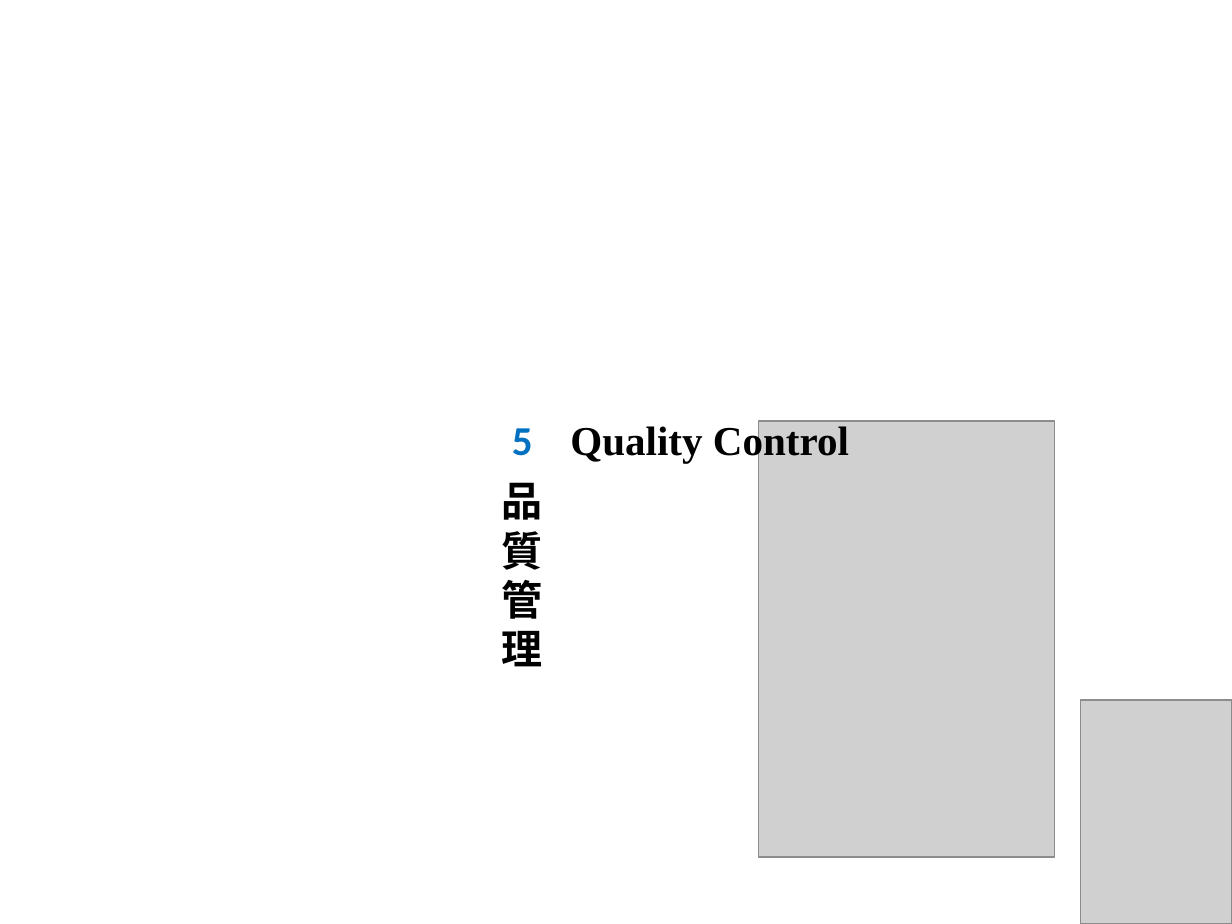
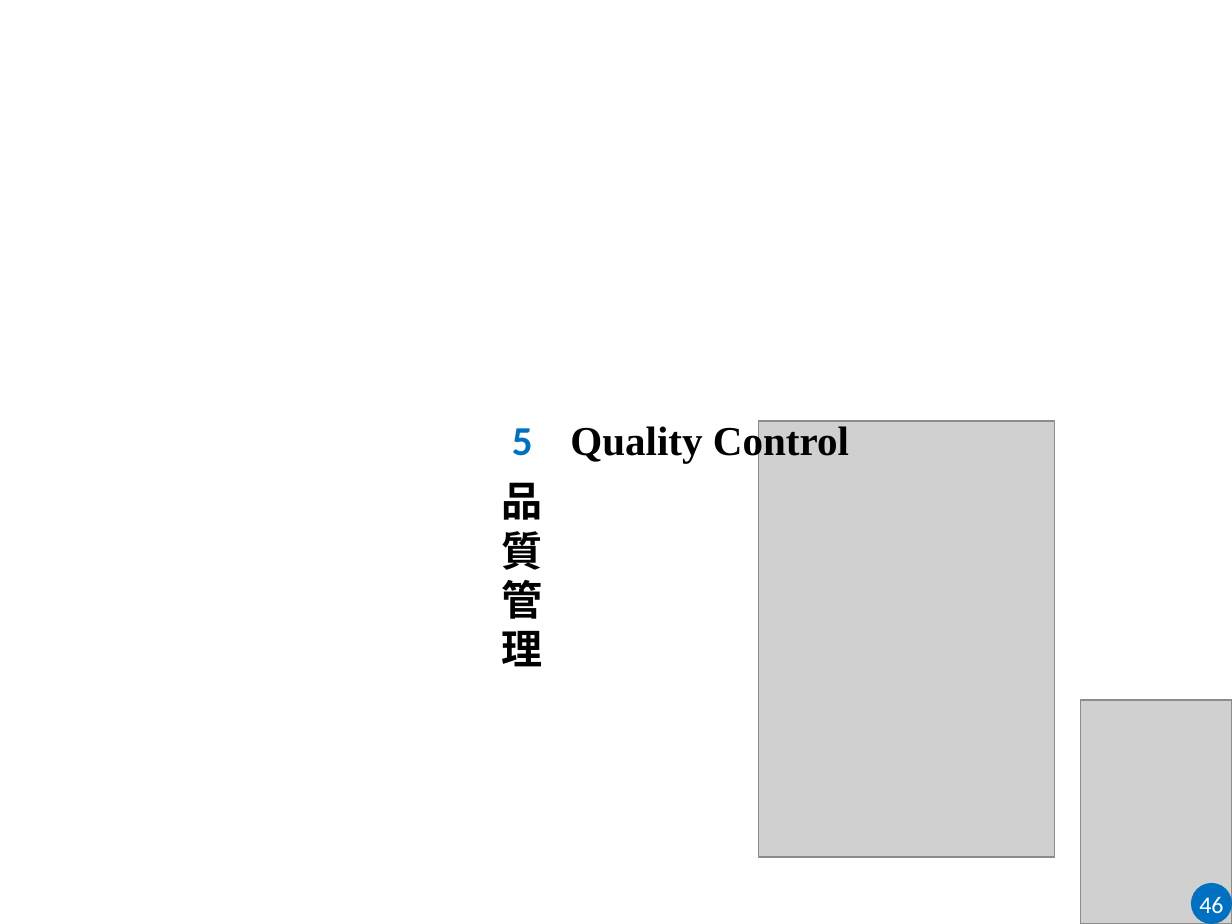
Before and after one commit to sangnvus/2015FALLJS01, a slide deck: slide 47 of WIP/Users/HuyNM/DDL_Slide_v1.0.pptx (slide 26 before the commit). Drawn at 1232x924 pixels with LibreOffice and Linux fonts; fonts in the diff are those of the drawing; grey boxes stand for pictures; background and template pictures are left out. Boxes give left, top, right and bottom in pixels: in the first picture for what was removed or moved away, otherwise in the second. Text is boxed around its words. In the diff, an @@ line names an element or a change of style, - is before the commit and + after.

```diff
--- a/WIP/Users/HuyNM/DDL_Slide_v1.0.pptx
+++ b/WIP/Users/HuyNM/DDL_Slide_v1.0.pptx
@@ ellipse added at (1191, 883, 1232, 924), fill #0070C0, 14 pt, text #FFFFFF @@
+46
```
Also in this commit, not shown: 28 other slides changed, 47 slides added, 4 slides removed.
